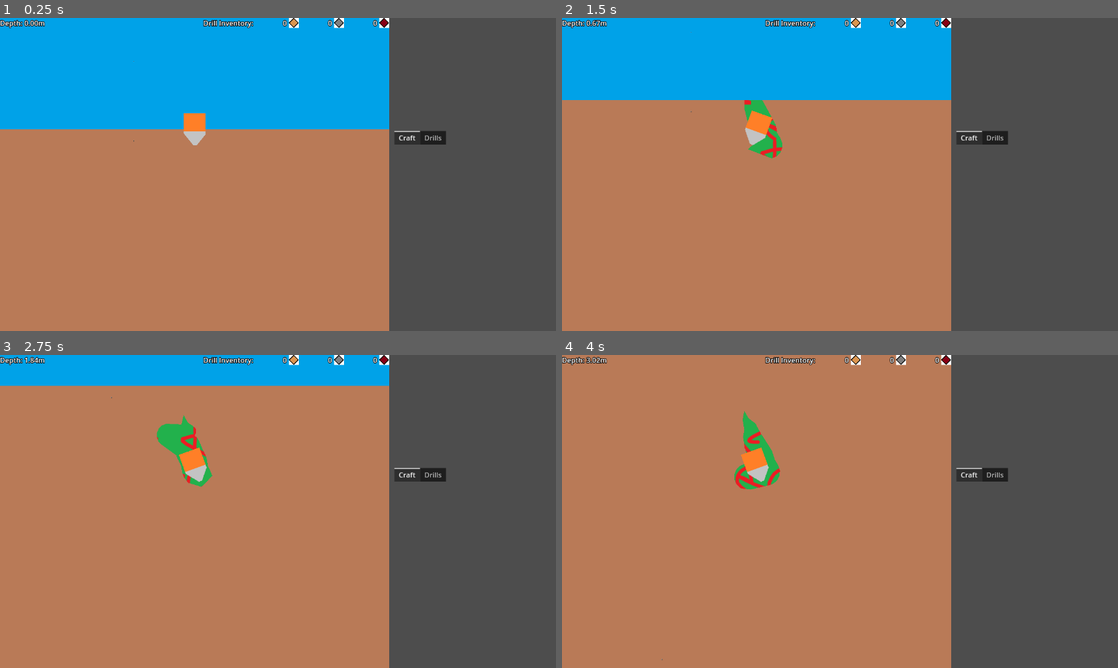
Above: before the commit, frames 1-4 (two rows, left to right).
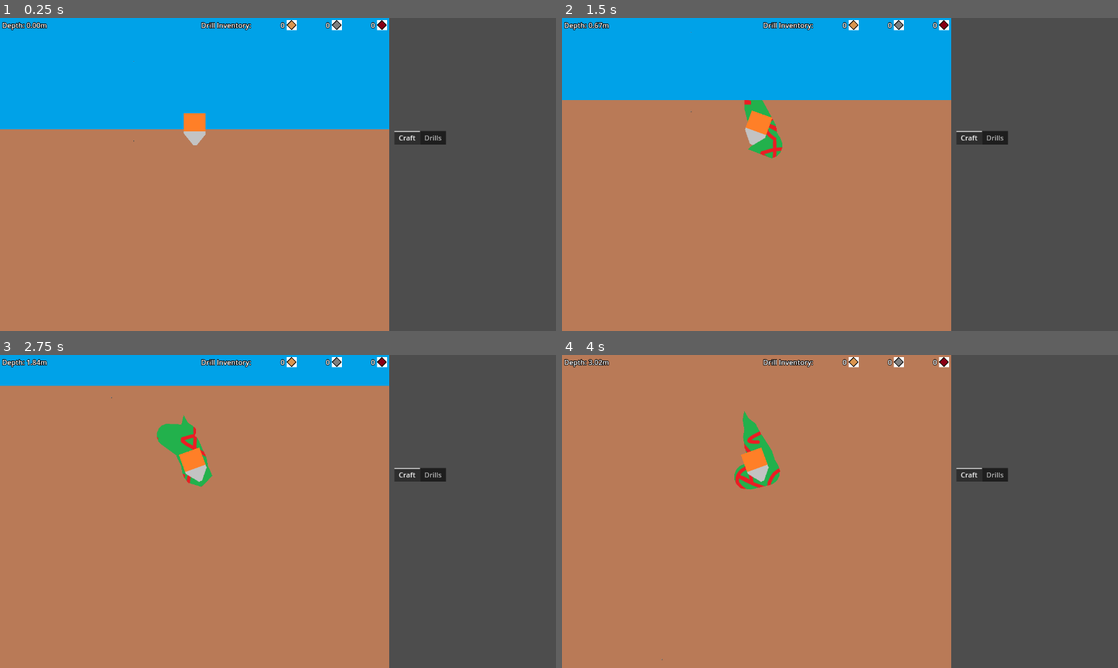
Above: after the commit, the same moments.

Repository: aNotSoCleverName/mechanicore
Game: Godot game, scene res://Main.tscn
The game is run twice, just before and just after one commit, with the same random seed, the same clock (stepped at 60 frames per second) and the same inputs.
Inputs:
- Up to frame 1 (0.25 s): no input
- Up to frame 2 (1.5 s): tap Enter at 0.5 s; hold D 0.53-1.28 s; tap Space at 0.77 s; hold A from 1.28 s (still down)
- Up to frame 3 (2.75 s): tap Space at 1.52 s; release A at 2.03 s; hold D from 2.03 s (still down)
- Up to frame 4 (4 s): tap Space at 3.02, 3.77 s; release D at 3.53 s; hold A from 3.53 s (still down)

The runs differ from the first frame. In frame 1, 0.7% of the frame differs, in the area x 0-70%, y 0-4%; in frame 2, 0.7%; in frame 3, 0.7%; in frame 4, 0.7%.

Commit message:
Added margin to top bar

Diff:
--- a/Endless Run/Top Bar/Top Bar.tscn
+++ b/Endless Run/Top Bar/Top Bar.tscn
@@ -7,37 +7,46 @@
 [ext_resource type="Texture2D" uid="uid://cjhadim1ft6sj" path="res://Endless Run/Ores/Placeholder - Ore2.png" id="4_tto2n"]
 [ext_resource type="Texture2D" uid="uid://bripmml1nnira" path="res://Endless Run/Ores/Placeholder - Ore3.png" id="5_o60eq"]
 
-[node name="Top Bar" type="HBoxContainer"]
+[node name="Top Bar" type="MarginContainer"]
 anchors_preset = 10
 anchor_right = 1.0
-offset_bottom = 23.0
+offset_bottom = 33.0
 grow_horizontal = 2
 size_flags_horizontal = 3
 size_flags_vertical = 0
+theme_override_constants/margin_left = 5
+theme_override_constants/margin_top = 5
+theme_override_constants/margin_right = 5
+theme_override_constants/margin_bottom = 5
 
-[node name="Depth Meter" type="Label" parent="."]
+[node name="HBoxContainer" type="HBoxContainer" parent="."]
+layout_mode = 2
+size_flags_horizontal = 3
+size_flags_vertical = 0
+
+[node name="Depth Meter" type="Label" parent="HBoxContainer"]
 layout_mode = 2
 size_flags_horizontal = 3
 text = "Depth: 0m"
 label_settings = ExtResource("1_u3b54")
 script = ExtResource("1_a2sm2")
 
-[node name="Drill Inventory" type="HBoxContainer" parent="."]
+[node name="Drill Inventory" type="HBoxContainer" parent="HBoxContainer"]
 layout_mode = 2
 
-[node name="Label" type="Label" parent="Drill Inventory"]
+[node name="Label" type="Label" parent="HBoxContainer/Drill Inventory"]
 layout_mode = 2
 text = "Drill Inventory:"
 label_settings = ExtResource("1_u3b54")
 
-[node name="Ore Inventory" parent="Drill Inventory" instance=ExtResource("2_i2tk7")]
+[node name="Ore Inventory" parent="HBoxContainer/Drill Inventory" instance=ExtResource("2_i2tk7")]
 layout_mode = 2
 icon = ExtResource("3_boc4g")
 
-[node name="Ore Inventory2" parent="Drill Inventory" instance=ExtResource("2_i2tk7")]
+[node name="Ore Inventory2" parent="HBoxContainer/Drill Inventory" instance=ExtResource("2_i2tk7")]
 layout_mode = 2
 icon = ExtResource("4_tto2n")
 
-[node name="Ore Inventory3" parent="Drill Inventory" instance=ExtResource("2_i2tk7")]
+[node name="Ore Inventory3" parent="HBoxContainer/Drill Inventory" instance=ExtResource("2_i2tk7")]
 layout_mode = 2
 icon = ExtResource("5_o60eq")
